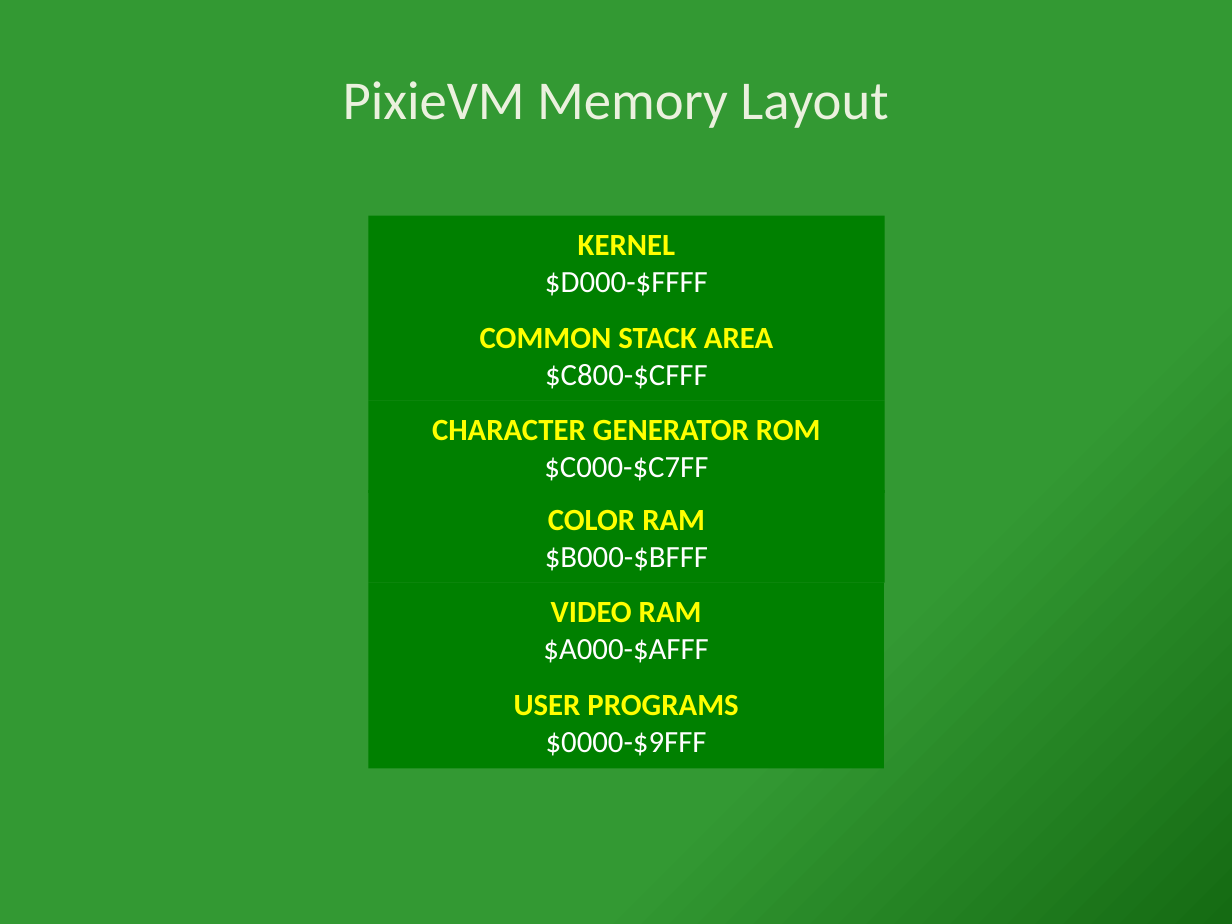
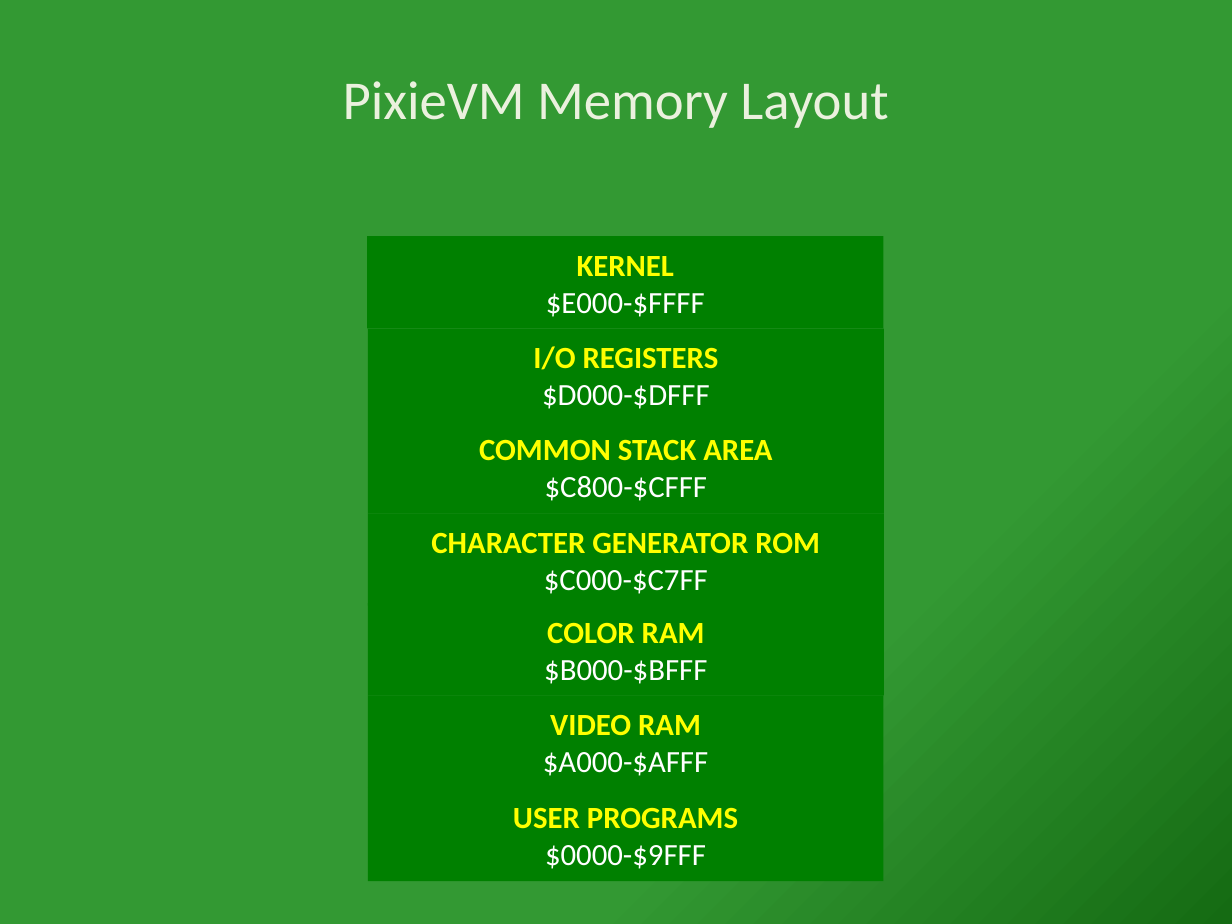
Before and after one commit to trieck/pixievm, a slide deck: slide 1 of doc/PixieVM Memory Layout.pptx. Drawn at 1232x924 pixels with LibreOffice and Linux fonts; fonts in the diff are those of the drawing. Boxes give left, top, right and bottom in pixels: in the first picture for what was removed or moved away, otherwise in the second. Text is boxed around its words. In the diff, an @@ line names an element or a change of style, - is before the commit and + after.

Commit message:
keyboard handler stub and i/o registers and memory layout

```diff
--- a/doc/PixieVM Memory Layout.pptx
+++ b/doc/PixieVM Memory Layout.pptx
@@ rectangle "KERNEL": place and size @@
-rectangle "KERNEL" at [368,216,885,308]
+rectangle "KERNEL" at [367,237,883,329]
@@ text in rectangle at [546,293,705,317]: text changed @@
-$D000-$FFFF
+$E000-$FFFF
@@ text added at [533,346,719,409], 18 pt, text #FFFF00, bold @@
+I/O REGISTERS
+$D000-$DFFF
@@ 4 texts, 1 rectangle: place and size @@
-4 texts, 1 rectangle at [368,327,885,769]
+4 texts, 1 rectangle at [368,439,885,882]
```
Also in this commit, not shown: 10 other files.
